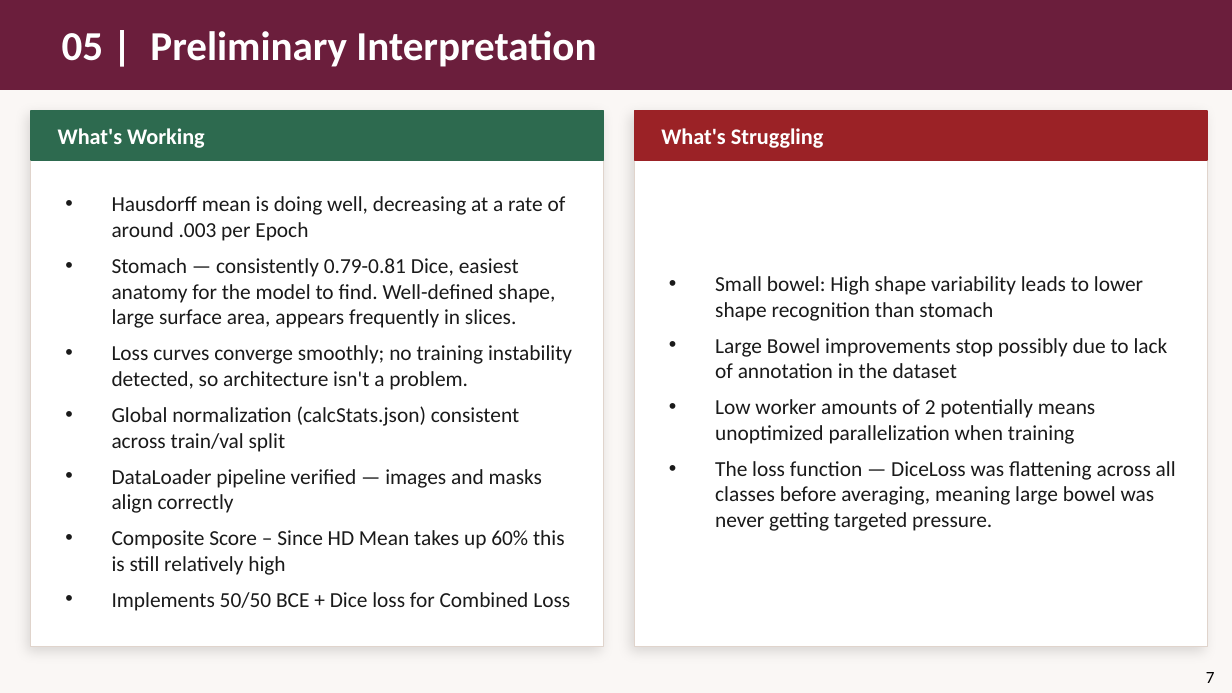
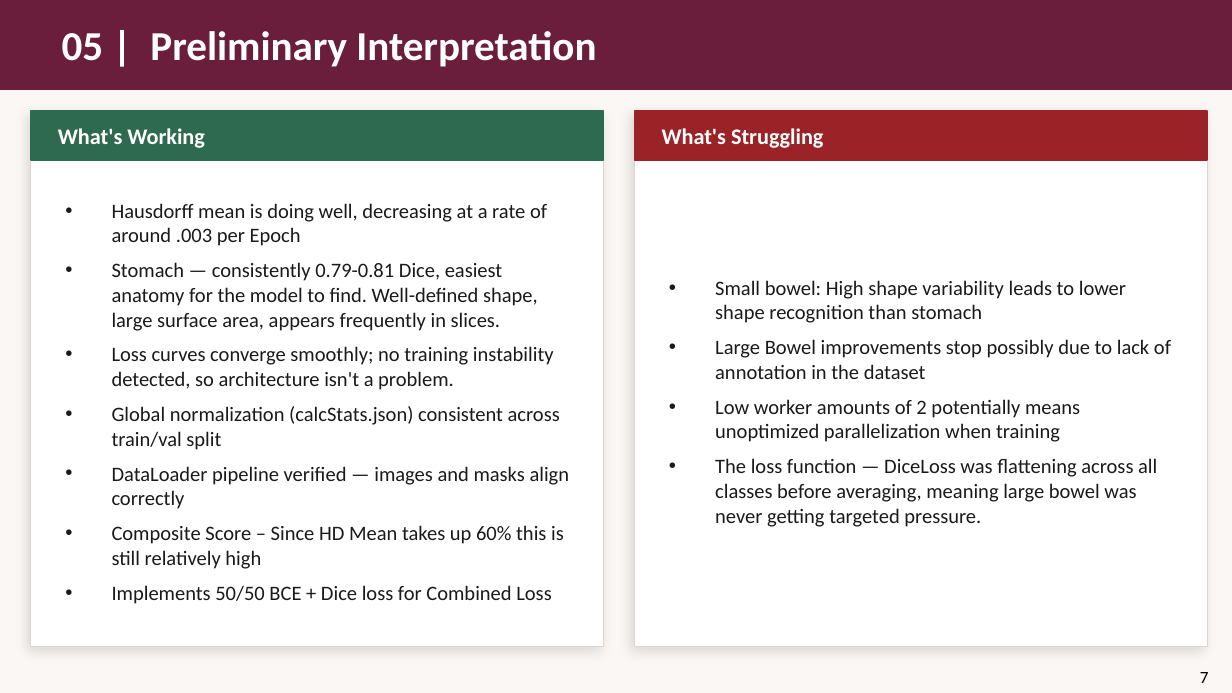
Before and after one commit to William-Ohonba/DS_Health_UWM_Project, a slide deck: slide 7 of presentations/Presentation3_GI_Segmentation.pptx. Drawn at 1232x693 pixels with LibreOffice and Linux fonts; fonts in the diff are those of the drawing. Boxes give left, top, right and bottom in pixels: in the first picture for what was removed or moved away, otherwise in the second. Text is boxed around its words. In the diff, an @@ line names an element or a change of style, - is before the commit and + after.

```diff
--- a/presentations/Presentation3_GI_Segmentation.pptx
+++ b/presentations/Presentation3_GI_Segmentation.pptx
@@ text "Hausdorff mean is doing well, ...": place and size @@
-text "Hausdorff mean is doing well, ..." at (112, 196, 572, 611)
+text "Hausdorff mean is doing well, ..." at (112, 203, 570, 604)
@@ text "Hausdorff mean is doing well, ..." at (112, 203, 570, 604): size 12.5 to 12 pt @@
@@ text "Small bowel: High shape variability ..." at (715, 280, 1171, 527): size 12.5 to 12 pt @@
@@ text "7": place and size @@
-text "7" at (1206, 672, 1215, 683)
+text "7" at (1200, 672, 1209, 683)
```
Also in this commit, not shown: 8 other slides changed, 8 other files.
